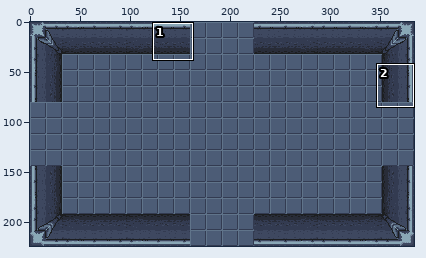
File history of a pixel-art file, game/code/assets/art/tileset/aseprite/tileset-room.aseprite. Above: a wide view before the commit, with the close-up outlined.
Close-up. The starting point:
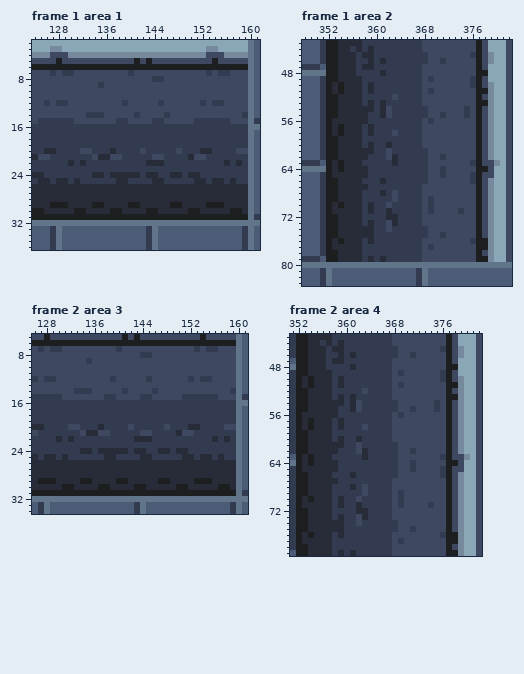
384x224 pixels, 2 frames. Shown: frame 1 area 1: x 124..161, y 2..36; frame 1 area 2: x 348..382, y 43..83; frame 2 area 3: x 126..161, y 5..34; frame 2 area 4: x 351..382, y 43..79.
After:
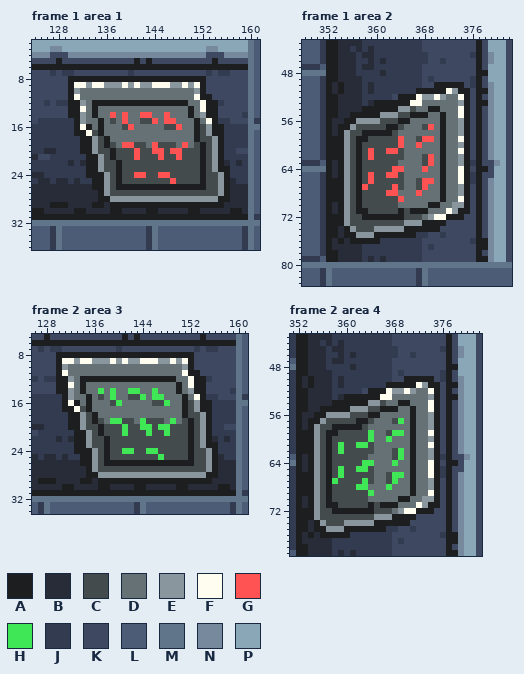
Palette (. is transparent): A #1c1e20  B #282c38  C #434b4d  D #667176  E #89969d  F #fffdf0  G #ff5252  H #3fe656  J #333b51  K #3e4860  L #4c5c76  M #60748a  N #76899d  P #89a7b6
The edit:
layer "Layer 3" now shown
Changed rows in their new state; - is an unchanged pixel.
Frame 1 area 1, layer "Layer 3":
first column x 130:
 8 AAAAAAAAAAAAAAAAAAAAAAA----
 9 AFFEFFEEEFEFEEFFFEEFEFA----
10 AEDDDDDDDDDDDDDDDDDDDEA----
11 AFDDDDDDDDDDDDDDDDDDDFAA---
12 AAEDAAAAAAAAAAAAAAAADDFAA--
13 AAFDADDDDDDDDDDDDDDDADFAA--
14 AAEDADDGDGDDGGDDGDDDADEAA--
15 -AEDDADCDGDDCCGDGGDDDADFA--
16 -AFADADDDCGDDDDDCCGDDACEAA-
17 -AAFCADDDDDDDDDDDDDDDACEAA-
18 --AAECADDDDDDDDDDDDDDACCEA-
19 --AAECACDGGCCDGCCCDGDCACEA-
20 --AAECCACCCGCCGGCGGCCCACEA-
21 ---AAECACCCGCCCGCCGCCCACEA-
22 ---AAECCACCCCCCCCCCCCCACEA-
23 ---AAECCACCCCCCCCCCCCCACEAA
24 ---AAAECACCGGCCGGCCCCCACCEA
25 ----AAECACCCCCCCCGCCCCACCEA
26 ----AAECAAAAAAAAAAAAAAACCEA
27 -----AECCCCCCCCCCCCCCCCCCEA
28 -----AAEEEEEEEEEEEEEEEEEEAA
29 -------AAA--AAAAA--AAAA----
Frame 1 area 2, layer "Layer 3":
first column x 354:
50 ----------------AAAAA-
51 -------------AAAAAFEAA
52 ----------AAAFEEFEDDFA
53 ------AAAAAAFFDDDDDDEA
54 ----AAAAAAEECDDAADDDFA
55 --AAAAAEEECCAAADDADDFA
56 -AAEEEECCCAADDDDDADDEA
57 -AECCCCCAACDDDCGDADDEA
58 -ECCAAAAACDDDDDDDADDEA
59 AECAACCCCCGDDCGGDADDFA
60 AECACCCCCCGDDGDDDADDEA
61 AECACGCCGGCDDDDDDADDFA
62 AECACGCCCCCDDDCGDADDEA
63 -ECACCCCCCDDDDCGDADDEA
64 -ECACCCCCGGDDDGDDADDFA
65 AECACGCCGGCDDDDDDADDFA
66 AECACGCCCCCDDCGGDADDFA
67 AECAGCCCCGCDDCGDDADDEA
68 AECACCCCGGDDDGDDDADDEA
69 AECACCCCCCGDDDDDDADDFA
70 -ECACCCCCCDDDDDAADDEEA
71 AECAACCCCCACAAADDDFEAA
72 AECCAAAAAAACCCDEFFAAA-
73 AECCCCCCCCCEEEAAAA----
74 -AECCCEEEEEAAAAAA-----
75 -AAEEEAAAAAAA---------
76 --AAAAA---------------
Frame 2 area 3, layer "Layer 3":
first column x 130:
 8 AAAAAAAAAAAAAAAAAAAAAAA----
 9 AFFEFFEEEFEFEEFFFEEFEFA----
10 AEDDDDDDDDDDDDDDDDDDDEA----
11 AFDDDDDDDDDDDDDDDDDDDFAA---
12 AAEDAAAAAAAAAAAAAAAADDFAA--
13 AAFDADDDDDDDDDDDDDDDADFAA--
14 AAEDADDHDHDDHHDDHDDDADEAA--
15 -AEDDADCDHDDCCHDHHDDDADFA--
16 -AFADADDDCHDDDDDCCHDDACEAA-
17 -AAFCADDDDDDDDDDDDDDDACEAA-
18 --AAECADDDDDDDDDDDDDDACCEA-
19 --AAECACDHHCCDHCCCDHDCACEA-
20 --AAECCACCCHCCHHCHHCCCACEA-
21 ---AAECACCCHCCCHCCHCCCACEA-
22 ---AAECCACCCCCCCCCCCCCACEA-
23 ---AAECCACCCCCCCCCCCCCACEAA
24 ---AAAECACCHHCCHHCCCCCACCEA
25 ----AAECACCCCCCCCHCCCCACCEA
26 ----AAECAAAAAAAAAAAAAAACCEA
27 -----AECCCCCCCCCCCCCCCCCCEA
28 -----AAEEEEEEEEEEEEEEEEEEAA
29 -------AAA--AAAAA--AAAA----
Frame 2 area 4, layer "Layer 3":
first column x 354:
50 ----------------AAAAA-
51 -------------AAAAAFEAA
52 ----------AAAFEEFEDDFA
53 ------AAAAAAFFDDDDDDEA
54 ----AAAAAAEECDDAADDDFA
55 --AAAAAEEECCAAADDADDFA
56 -AAEEEECCCAADDDDDADDEA
57 -AECCCCCAACDDDCHDADDEA
58 -ECCAAAAACDDDDDDDADDEA
59 AECAACCCCCHDDCHHDADDFA
60 AECACCCCCCHDDHDDDADDEA
61 AECACHCCHHCDDDDDDADDFA
62 AECACHCCCCCDDDCHDADDEA
63 -ECACCCCCCDDDDCHDADDEA
64 -ECACCCCCHHDDDHDDADDFA
65 AECACHCCHHCDDDDDDADDFA
66 AECACHCCCCCDDCHHDADDFA
67 AECAHCCCCHCDDCHDDADDEA
68 AECACCCCHHDDDHDDDADDEA
69 AECACCCCCCHDDDDDDADDFA
70 -ECACCCCCCDDDDDAADDEEA
71 AECAACCCCCACAAADDDFEAA
72 AECCAAAAAAACCCDEFFAAA-
73 AECCCCCCCCCEEEAAAA----
74 -AECCCEEEEEAAAAAA-----
75 -AAEEEAAAAAAA---------
76 --AAAAA---------------
